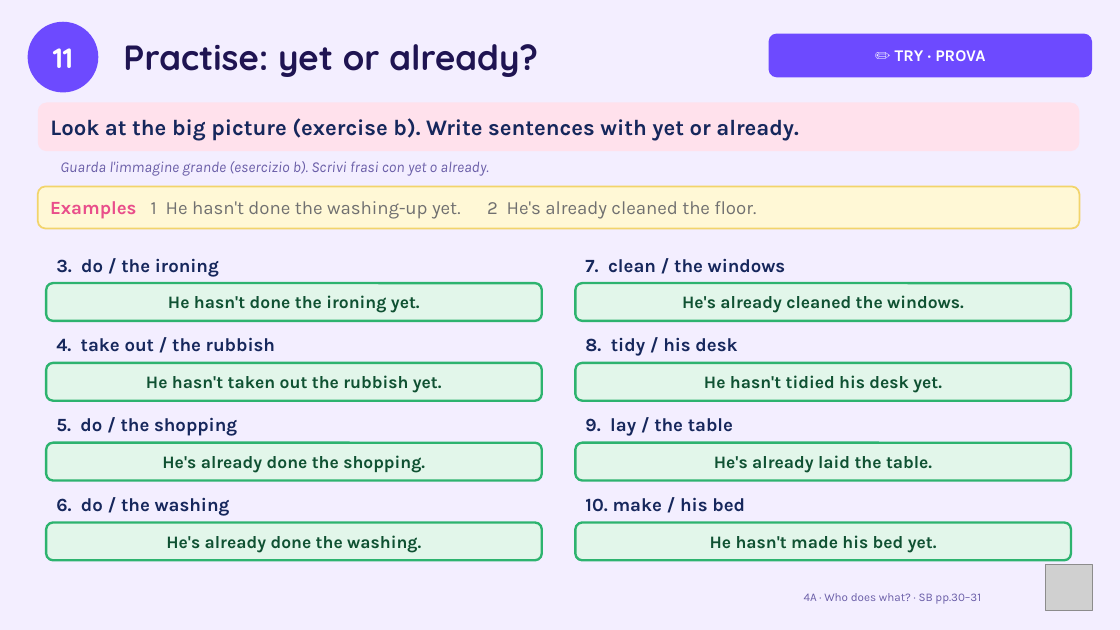
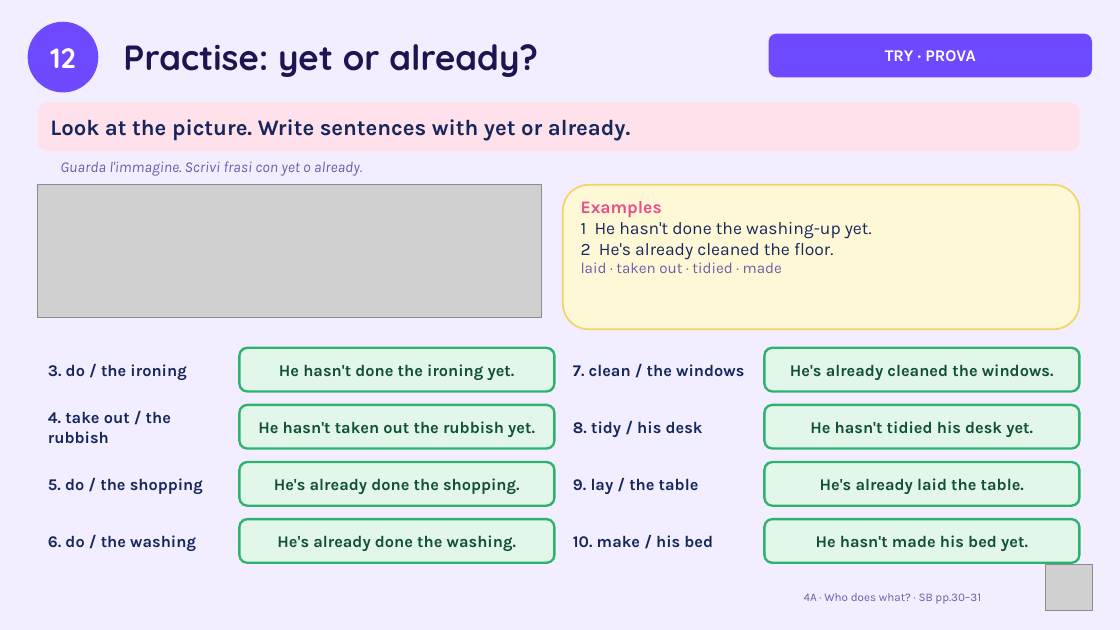
Before and after one commit to londonlanguageschool/Bagheria-, a slide deck: slide 12 of materials/A2/A2_4A_Who_does_what.pptx (slide 11 before the commit). Drawn at 1120x630 pixels with LibreOffice and Linux fonts; fonts in the diff are those of the drawing; grey boxes stand for pictures. Boxes give left, top, right and bottom in pixels: in the first picture for what was removed or moved away, otherwise in the second. Text is boxed around its words. In the diff, an @@ line names an element or a change of style, - is before the commit and + after.

```diff
--- a/materials/A2/A2_4A_Who_does_what.pptx
+++ b/materials/A2/A2_4A_Who_does_what.pptx
@@ text in ellipse at [50, 48, 75, 68]: text changed @@
-11
+12
@@ text in rounded rectangle at [885, 50, 975, 61]: text changed @@
-✏️ TRY · PROVA
+TRY · PROVA
@@ text in rounded rectangle at [50, 119, 630, 141]: text changed @@
-Look at the big picture (exercise b). Write sentences with yet or already.
+Look at the picture. Write sentences with yet or already.
@@ text at [60, 161, 362, 176]: text changed @@
-Guarda l'immagine grande (esercizio b). Scrivi frasi con yet o already.
+Guarda l'immagine. Scrivi frasi con yet o already.
@@ picture added at [38, 185, 542, 318] @@
@@ rounded rectangle "Examples": place and size @@
-rounded rectangle "Examples" at [38, 187, 1080, 229]
+rounded rectangle "Examples" at [563, 185, 1080, 329]
@@ rounded rectangle "Examples" at [563, 185, 1080, 329]: vertical alignment middle to top @@
@@ text in rounded rectangle at [581, 201, 872, 273]: text changed; size 16 to 15 pt; text colour #707070 to #16275C @@
-Examples 1 He hasn't done the washing-up yet. 2 He's already cleaned the floor.
+Examples
+1 He hasn't done the washing-up yet.
+2 He's already cleaned the floor.
+laid · taken out · tidied · made
@@ text "3. do / the ironing": place and size @@
-text "3. do / the ironing" at [56, 259, 219, 277]
+text "3. do / the ironing" at [48, 364, 186, 380]
@@ size 15 to 14 pt in 8 elements at [765, 519, 1080, 563], [239, 519, 555, 563], [765, 462, 1080, 506], [239, 462, 555, 506], [765, 405, 1080, 449], [239, 405, 555, 449], [765, 348, 1080, 392], [239, 348, 555, 392] @@
@@ rounded rectangle "He hasn't done the ironing ...": place and size @@
-rounded rectangle "He hasn't done the ironing ..." at [46, 283, 542, 321]
+rounded rectangle "He hasn't done the ironing ..." at [239, 348, 555, 392]
@@ text "7. clean / the windows": place and size @@
-text "7. clean / the windows" at [585, 259, 786, 273]
+text "7. clean / the windows" at [573, 364, 744, 376]
@@ rounded rectangle "He's already cleaned the windows.": place and size @@
-rounded rectangle "He's already cleaned the windows." at [576, 283, 1071, 321]
+rounded rectangle "He's already cleaned the windows." at [765, 348, 1080, 392]
@@ text "4. take out / the ...": place and size @@
-text "4. take out / the ..." at [56, 337, 275, 352]
+text "4. take out / the ..." at [48, 411, 171, 444]
@@ rounded rectangle "He hasn't taken out the ...": place and size @@
-rounded rectangle "He hasn't taken out the ..." at [46, 363, 542, 401]
+rounded rectangle "He hasn't taken out the ..." at [239, 405, 555, 449]
@@ size 16 to 14 pt in 8 elements at [48, 535, 196, 551], [573, 535, 713, 547], [48, 478, 203, 494], [573, 478, 699, 494], [48, 364, 186, 380], [48, 411, 171, 444], [573, 364, 744, 376], [573, 421, 703, 437] @@
@@ text "8. tidy / his desk": place and size @@
-text "8. tidy / his desk" at [585, 338, 737, 356]
+text "8. tidy / his desk" at [573, 421, 703, 437]
@@ rounded rectangle "He hasn't tidied his desk ...": place and size @@
-rounded rectangle "He hasn't tidied his desk ..." at [576, 363, 1071, 401]
+rounded rectangle "He hasn't tidied his desk ..." at [765, 405, 1080, 449]
@@ text "5. do / the shopping": place and size @@
-text "5. do / the shopping" at [56, 417, 237, 436]
+text "5. do / the shopping" at [48, 478, 203, 494]
@@ rounded rectangle "He's already done the shopping.": place and size @@
-rounded rectangle "He's already done the shopping." at [46, 443, 542, 481]
+rounded rectangle "He's already done the shopping." at [239, 462, 555, 506]
@@ text "9. lay / the table": place and size @@
-text "9. lay / the table" at [585, 418, 733, 436]
+text "9. lay / the table" at [573, 478, 699, 494]
@@ rounded rectangle "He's already laid the table.": place and size @@
-rounded rectangle "He's already laid the table." at [576, 443, 1071, 481]
+rounded rectangle "He's already laid the table." at [765, 462, 1080, 506]
@@ text "6. do / the washing": place and size @@
-text "6. do / the washing" at [56, 498, 230, 516]
+text "6. do / the washing" at [48, 535, 196, 551]
@@ rounded rectangle "He's already done the washing.": place and size @@
-rounded rectangle "He's already done the washing." at [46, 523, 542, 560]
+rounded rectangle "He's already done the washing." at [239, 519, 555, 563]
@@ text "10. make / his bed": place and size @@
-text "10. make / his bed" at [585, 497, 745, 512]
+text "10. make / his bed" at [573, 535, 713, 547]
@@ rounded rectangle "He hasn't made his bed ...": place and size @@
-rounded rectangle "He hasn't made his bed ..." at [576, 523, 1071, 560]
+rounded rectangle "He hasn't made his bed ..." at [765, 519, 1080, 563]
```
Also in this commit, not shown: 13 other slides changed, 3 slides added, 2 slides removed, 3 other files.
